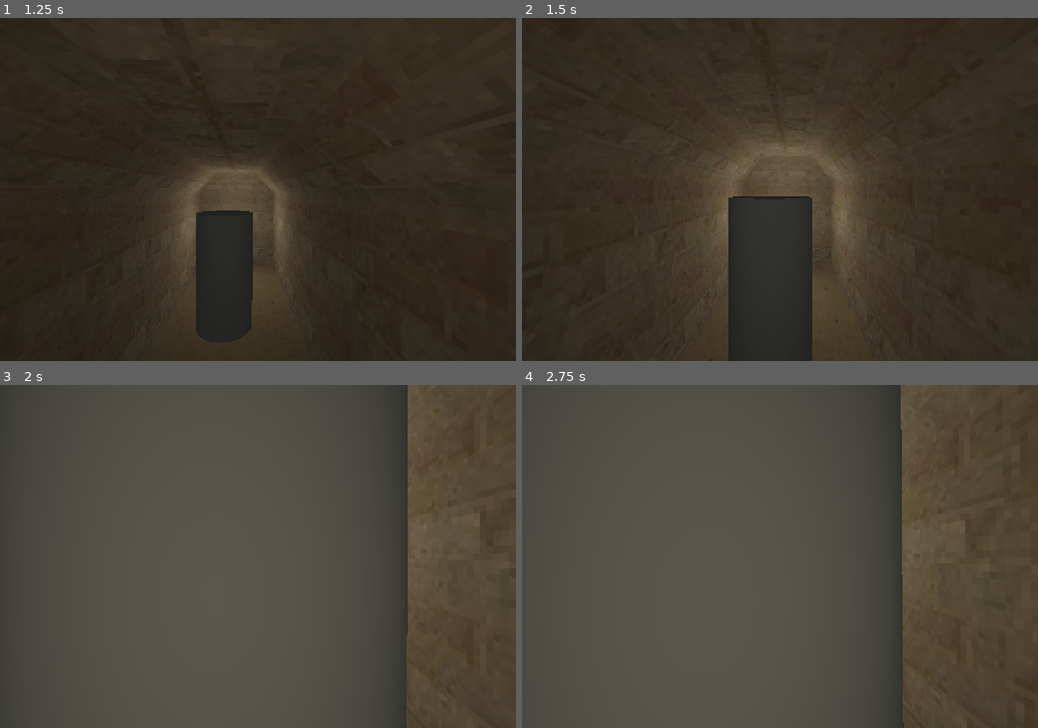
Above: before the commit, frames 1-4 (two rows, left to right).
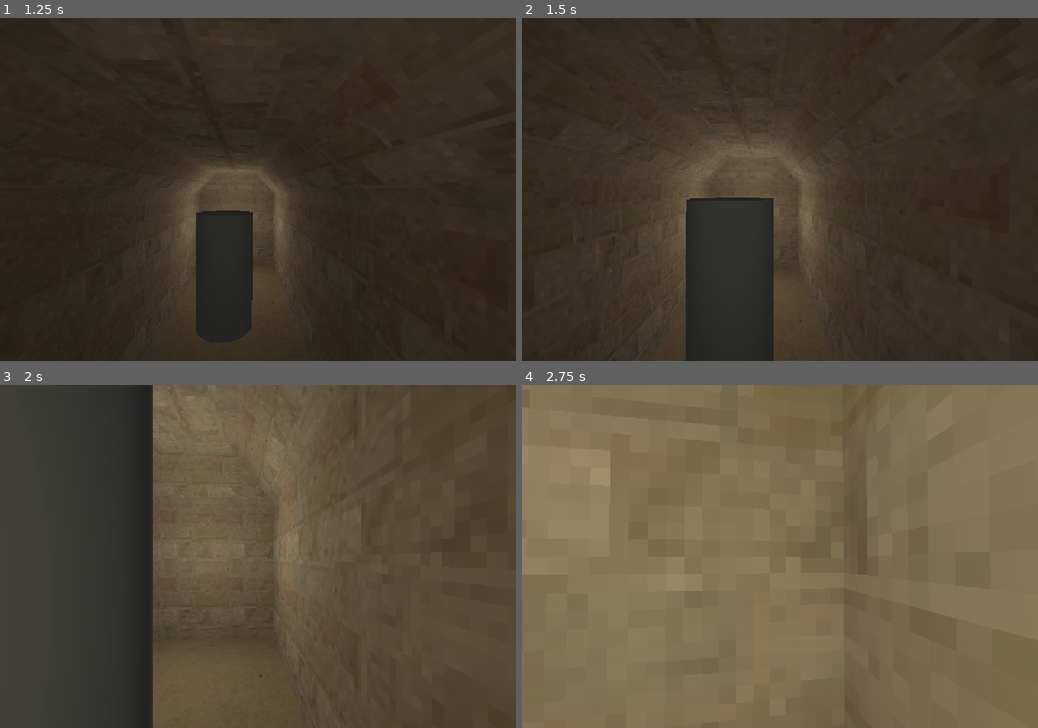
Above: after the commit, the same moments.

Repository: roblesch/walking-simulator
Game: Godot game, scene res://levels/dungeon/dungeon.tscn
The game is run twice, just before and just after one commit, with the same random seed, the same clock (stepped at 60 frames per second) and the same inputs.
Inputs (mouse positions are in pixels of both pictures, inside the frame that each line leads up to):
- Up to frame 1 (1.25 s): tap Enter at 0.5 s; move the mouse to (283, 189) at 0.52 s; hold W (moveUp) from 0.53 s (still down); click (283, 189) at 0.6 s; tap Space (Jump) at 0.77 s; tap Alt (key_alt, bound only after the commit) at 0.8 s
- Up to frame 2 (1.5 s): keep holding W (moveUp); move the mouse to (754, 189) at 1.27 s; tap Alt (key_alt, bound only after the commit) at 1.35 s
- Up to frame 3 (2 s): keep holding W (moveUp); tap Space (Jump) at 1.52 s; click (232, 556) at 1.55 s
- Up to frame 4 (2.75 s): keep holding W (moveUp); move the mouse to (790, 549) at 2.02 s; click (790, 549) at 2.1 s; tap Alt (key_alt, bound only after the commit) at 2.3 s

Frame 1 is identical in both runs. In frame 2, 10% of the frame differs, in the area x 22-68%, y 34-100%; in frame 3, 30%; in frame 4, 99%, in the area x 0-100%, y 0-100%.

Commit message:
Squashed commit of the following:
commit 1f6160e46b883e8d89afead4a097a04c88354bde
Author: Christian Robles <8890471+roblesch@users.noreply.github.com>
Date:   Fri Apr 7 11:46:03 2023 -0700

    Alt releases mouse (#5)

    * scene cleanup, dungeon scene & assets

    * messing with lighting

    * gitignore w krita files

    * project icon

    * fix bullet lookAt bug

    * lighting

    * more lights

    * resolution downscale

    * fix bugs in bullet hole creation, adjust fog, clean up player script

    * gitignore blender & animated skull

    * skull harrassment

    * skull polish, dungeon scene organization, player crouching, better actor colliders

    * alt toggles mouse capture. adjust skull lighting

    * verify

Diff:
--- a/walking-simulator/npcs/skull/skull.tscn
+++ b/walking-simulator/npcs/skull/skull.tscn
@@ -113,12 +113,13 @@
 skeleton = NodePath("")
 
 [node name="OmniLight3D" type="OmniLight3D" parent="Mesh/Skull"]
-transform = Transform3D(1, 0, 0, 0, 1, 0, 0, 0, 1, -0.00503408, 0.0255367, 0.184299)
+transform = Transform3D(1, 0, 0, 0, 1, 0, 0, 0, 1, -0.00503407, 0.0255367, 0.0723489)
 light_color = Color(0.368627, 0.360784, 0.32549, 1)
-light_energy = 0.2
 light_volumetric_fog_energy = 0.0
+light_size = 2.0
 light_specular = 0.0
 distance_fade_begin = 0.0
+omni_range = 0.280356
 
 [node name="AnimationPlayer" type="AnimationPlayer" parent="."]
 libraries = {
--- a/walking-simulator/player/player.gd
+++ b/walking-simulator/player/player.gd
@@ -22,9 +22,15 @@
 var gravity = ProjectSettings.get_setting("physics/3d/default_gravity")
 
 func _ready():
-	#Captures mouse and stops rgun from hitting yourself
+	# Captures mouse and stops rgun from hitting yourself
 	gunRay.add_exception(self)
 	Input.mouse_mode = Input.MOUSE_MODE_CAPTURED
+
+	# Bind alt
+	var key_alt = InputEventKey.new()
+	key_alt.physical_keycode = KEY_ALT
+	InputMap.add_action("key_alt")
+	InputMap.action_add_event("key_alt", key_alt)
 
 func _physics_process(delta):
 	# Add gravity
@@ -47,6 +53,15 @@
 
 	move_and_slide()
 
+func mouse_captured():
+	return Input.get_mouse_mode() == Input.MOUSE_MODE_CAPTURED
+
+func swap_mouse_mode():
+	if mouse_captured():
+		Input.set_mouse_mode(Input.MOUSE_MODE_VISIBLE)
+	else:
+		Input.set_mouse_mode(Input.MOUSE_MODE_CAPTURED)
+
 func _input(event):
 	if event is InputEventKey and event.pressed:
 		match event.keycode:
@@ -62,8 +77,12 @@
 		get_node("Head").position.y = STANDING_HEIGHT
 		get_node("HeadCollider").disabled = false
 
+	# Release mouse with alt
+	if Input.is_action_just_pressed("key_alt"):
+		swap_mouse_mode()
+
 	# Rotate camera with mouse
-	if event is InputEventMouseMotion:
+	elif event is InputEventMouseMotion and mouse_captured():
 		rotation.y -= event.relative.x / mouseSens
 		$Head/Camera3d.rotation.x -= event.relative.y / mouseSens
 		$Head/Camera3d.rotation.x = clamp($Head/Camera3d.rotation.x, deg_to_rad(-90), deg_to_rad(90) )
@@ -78,6 +97,11 @@
 
 	# Create a bullet hole on the surface the player "shoots"
 	if Input.is_action_just_pressed("Shoot"):
+		# Capture on click without shooting
+		if not mouse_captured():
+			Input.set_mouse_mode(Input.MOUSE_MODE_CAPTURED)
+			return
+
 		# No hit, no hole
 		if not gunRay.is_colliding():
 			return
--- a/walking-simulator/player/player.tscn
+++ b/walking-simulator/player/player.tscn
@@ -1,11 +1,7 @@
-[gd_scene load_steps=7 format=3 uid="uid://c0j21aget0hjp"]
+[gd_scene load_steps=5 format=3 uid="uid://c0j21aget0hjp"]
 
 [ext_resource type="Script" path="res://player/player.gd" id="1_fahfu"]
 [ext_resource type="PackedScene" path="res://player/bullet/bullet.tscn" id="2_g3fji"]
-
-[sub_resource type="CylinderMesh" id="CylinderMesh_nt1gn"]
-
-[sub_resource type="CylinderMesh" id="CylinderMesh_l1p83"]
 
 [sub_resource type="ConvexPolygonShape3D" id="ConvexPolygonShape3D_wmee3"]
 points = PackedVector3Array(-0.5, -1, 0, -0.497651, -1, -0.0490407, -0.497651, -1, 0.0489429, -0.5, 1, 0, -0.490407, -1 …(2928 unchanged characters)…
@@ -17,9 +13,8 @@
 script = ExtResource("1_fahfu")
 _bullet_scene = ExtResource("2_g3fji")
 
-[node name="Head" type="MeshInstance3D" parent="."]
+[node name="Head" type="Node3D" parent="."]
 transform = Transform3D(0.25, 0, 0, 0, 0.25, 0, 0, 0, 0.25, 0, 0.505, 0)
-mesh = SubResource("CylinderMesh_nt1gn")
 
 [node name="Camera3d" type="Camera3D" parent="Head"]
 transform = Transform3D(2, 0, 0, 0, 2, 0, 0, 0, 2, 0, -0.00138116, -0.00589976)
@@ -39,17 +34,10 @@
 spot_range = 10.6143
 spot_angle = 47.2245
 
-[node name="Feet" type="MeshInstance3D" parent="."]
-transform = Transform3D(0.25, 0, 0, 0, 0.25, 0, 0, 0, 0.25, 0, 0, 0)
-visible = false
-mesh = SubResource("CylinderMesh_l1p83")
-
 [node name="HeadCollider" type="CollisionShape3D" parent="."]
 transform = Transform3D(0.25, 0, 0, 0, 0.25, 0, 0, 0, 0.25, 0, 0.505, 0)
-visible = false
 shape = SubResource("ConvexPolygonShape3D_wmee3")
 
 [node name="FeetCollider" type="CollisionShape3D" parent="."]
 transform = Transform3D(0.25, 0, 0, 0, 0.25, 0, 0, 0, 0.25, 0, 0, 0)
-visible = false
 shape = SubResource("ConvexPolygonShape3D_suuwm")
--- a/walking-simulator/project.godot
+++ b/walking-simulator/project.godot
@@ -64,6 +64,11 @@
 ]
 }
 
+[physics]
+
+3d/run_on_separate_thread=true
+3d/physics_engine="GodotPhysics3D"
+
 [rendering]
 
 anti_aliasing/canvas_textures/default_texture_repeat=1
Not shown: 9 places in walking-simulator/levels/dungeon/dungeon_meshlibrary.tres that only renumber resources
